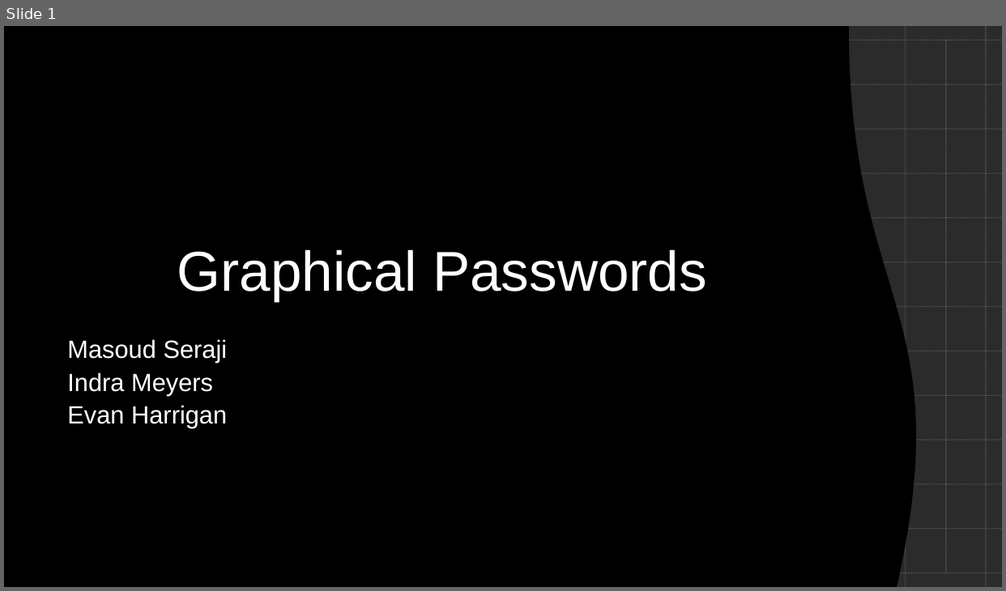
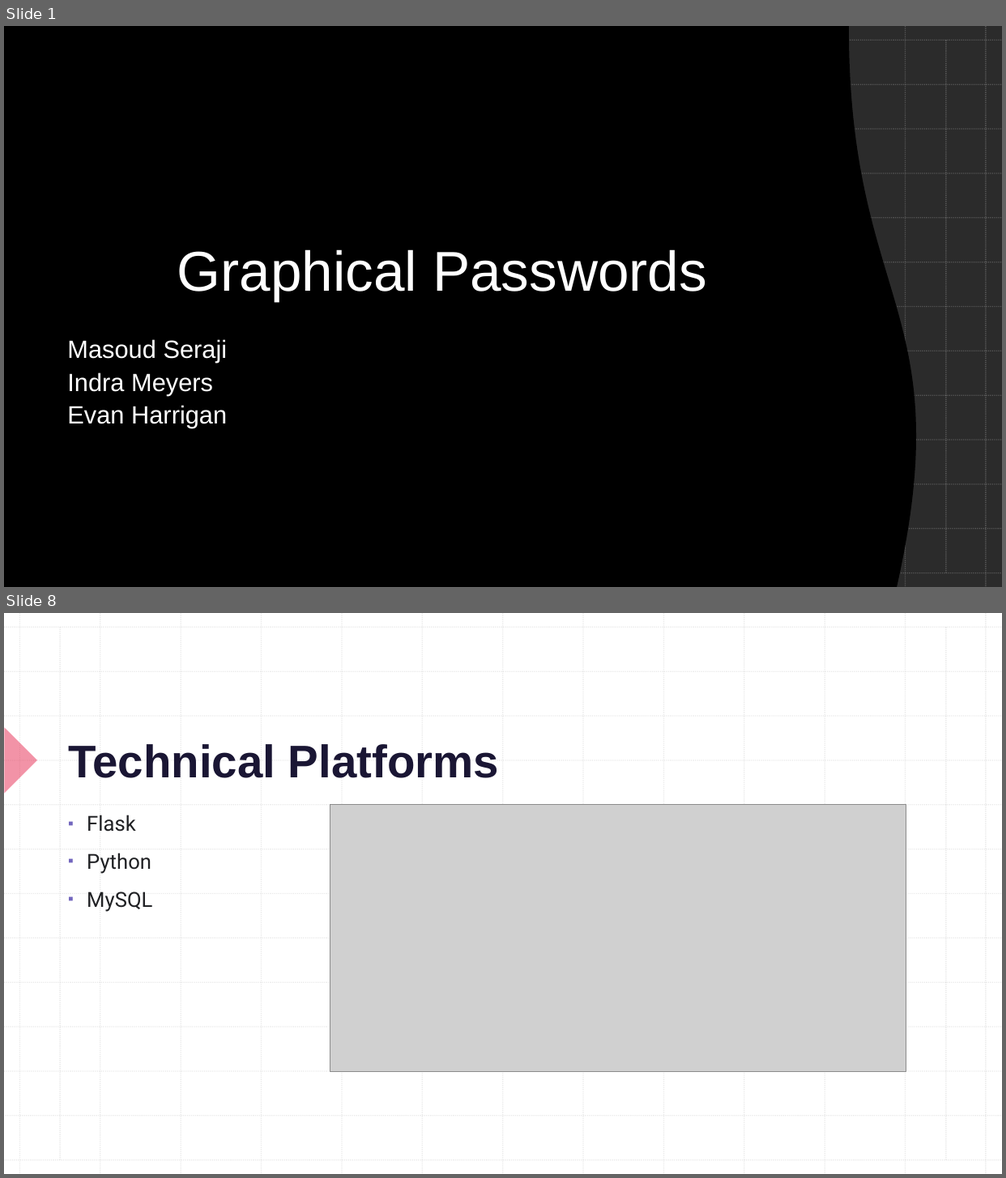
Before and after one commit to CSC-4350-TR-SP2023/Team3, a slide deck: docs/Graphical_Passwords.pptx. Shown one above the other, each under a label of ours: slide 1 before the commit, slides 1 and 8 after it; the slides between them are not shown. The pictures are 1006x591 and 1006x1178 pixels, drawn with LibreOffice and Linux fonts; fonts in the diff are those of the drawing; grey boxes stand for pictures; background and template pictures are left out; a plain dark background stands for a picture behind light text. Boxes give left, top, right and bottom in pixels: in the first picture for what was removed or moved away, otherwise in the second. Text is boxed around its words. In the diff, an @@ line names an element or a change of style, - is before the commit and + after.

```diff
--- a/docs/Graphical_Passwords.pptx
+++ b/docs/Graphical_Passwords.pptx
@@ slide 8 added at [4,613,1002,1174], background #FFFFFF; not listed: 26 template elements that a slide beside it also shows @@
@@ line added from (60, 628) to (60, 1161), #BCBCBC 1 pt dashed @@
@@ line added from (947, 628) to (947, 1161), #BCBCBC 1 pt dashed @@
@@ right triangle added at [4,728,37,794], fill #E72950 at 50% opacity @@
@@ title added at [68,744,499,778], 44 pt, text #1A1634, bold @@
+Technical Platforms
@@ picture added at [330,805,906,1072] @@
@@ text added at [87,815,152,912], 20 pt, text #202124 @@
+▪ Flask
+▪ Python
+▪ MySQL
```
Also in this commit, not shown: 5 slides changed, 2 other slides added.
